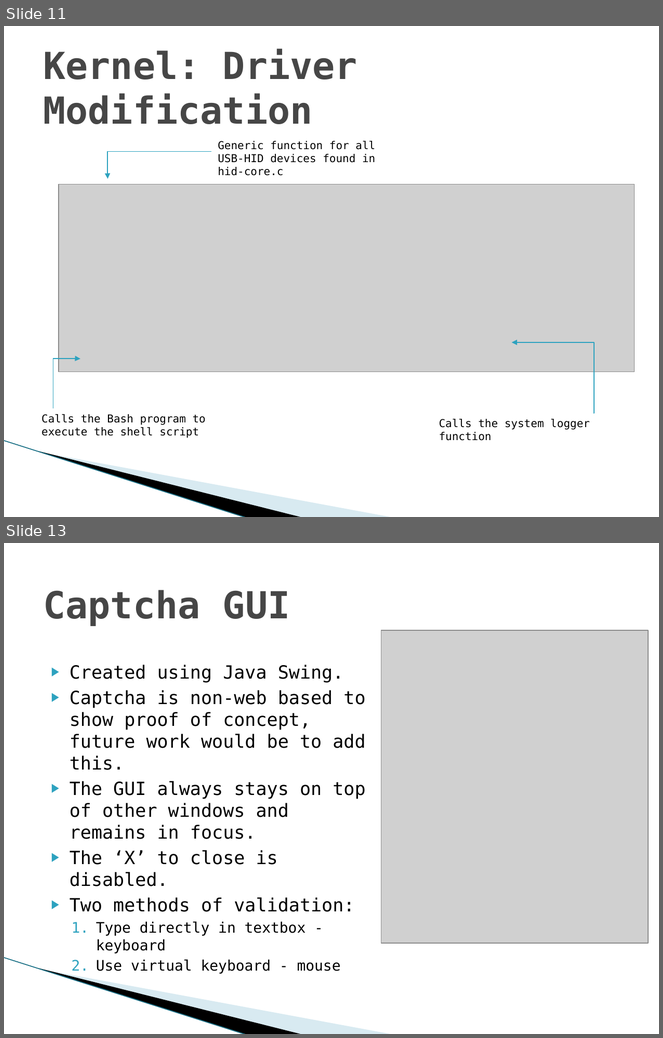
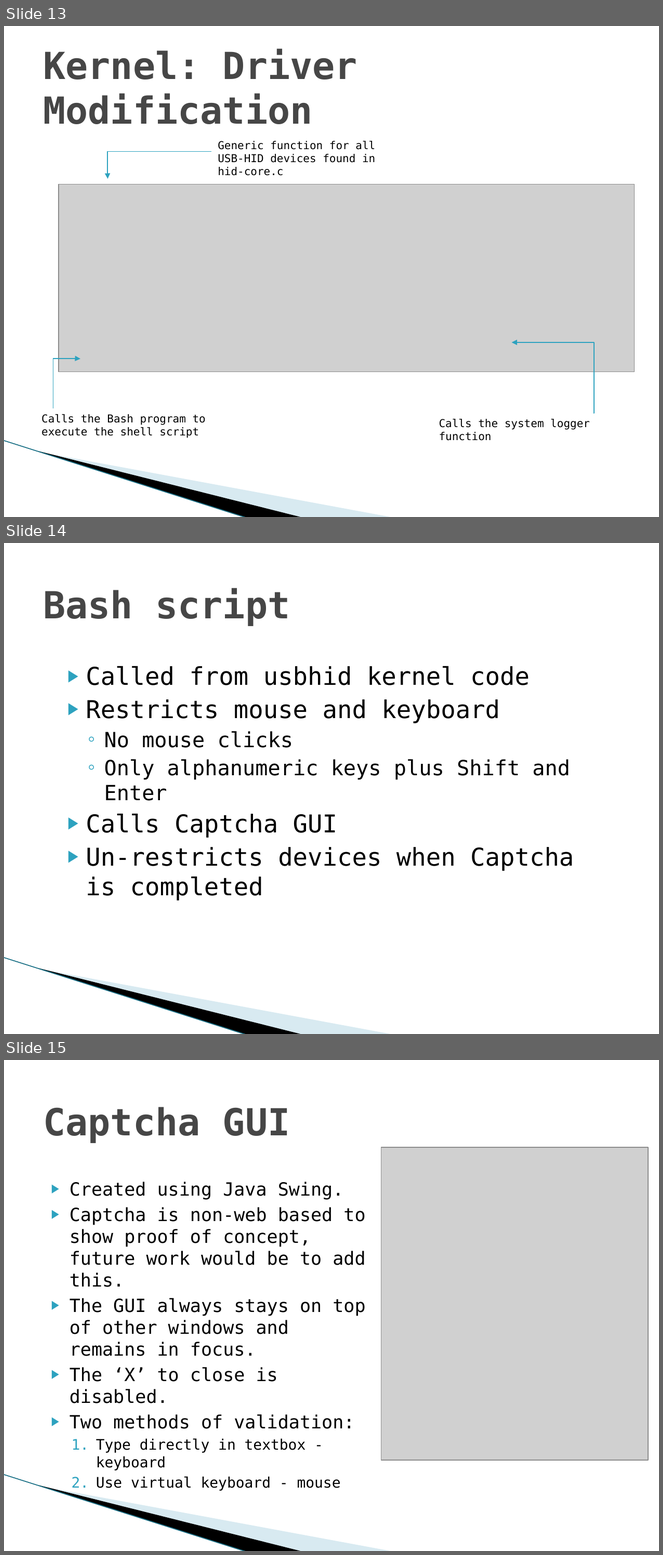
Before and after one commit to vfasburg/cse_825, a slide deck: Project/Final_Project_Presentation_Fasburg_Reiff_Thomas.pptx. Shown one above the other, each under a label of ours: slides 11 and 13 before the commit, slides 13, 14 and 15 after it; the slides between them are not shown. The pictures are 663x1038 and 663x1555 pixels, drawn with LibreOffice and Linux fonts; fonts in the diff are those of the drawing; grey boxes stand for pictures; background and template pictures are left out. Boxes give left, top, right and bottom in pixels: in the first picture for what was removed or moved away, otherwise in the second. Text is boxed around its words. In the diff, an @@ line names an element or a change of style, - is before the commit and + after.

```diff
--- a/Project/Final_Project_Presentation_Fasburg_Reiff_Thomas.pptx
+++ b/Project/Final_Project_Presentation_Fasburg_Reiff_Thomas.pptx
@@ slide 14 added at (4, 543, 659, 1034), background #FFFFFF; not listed: 3 template elements that a slide beside it also shows @@
@@ title added at (43, 588, 290, 626), 41 pt, text #464646, bold @@
+Bash script
@@ text added at (86, 666, 574, 901), 27 pt, text #000000 @@
+▶ Called from usbhid kernel code
+▶ Restricts mouse and keyboard
+  ◦ No mouse clicks
+  ◦ Only alphanumeric keys plus Shift and Enter
+▶ Calls Captcha GUI
+▶ Un-restricts devices when Captcha is completed
@@ what was slide 11 is now slide 13 @@
@@ what was slide 13 is now slide 15 @@
```
Also in this commit, not shown: 1 slide changed, 5 other slides added, 4 slides removed.
